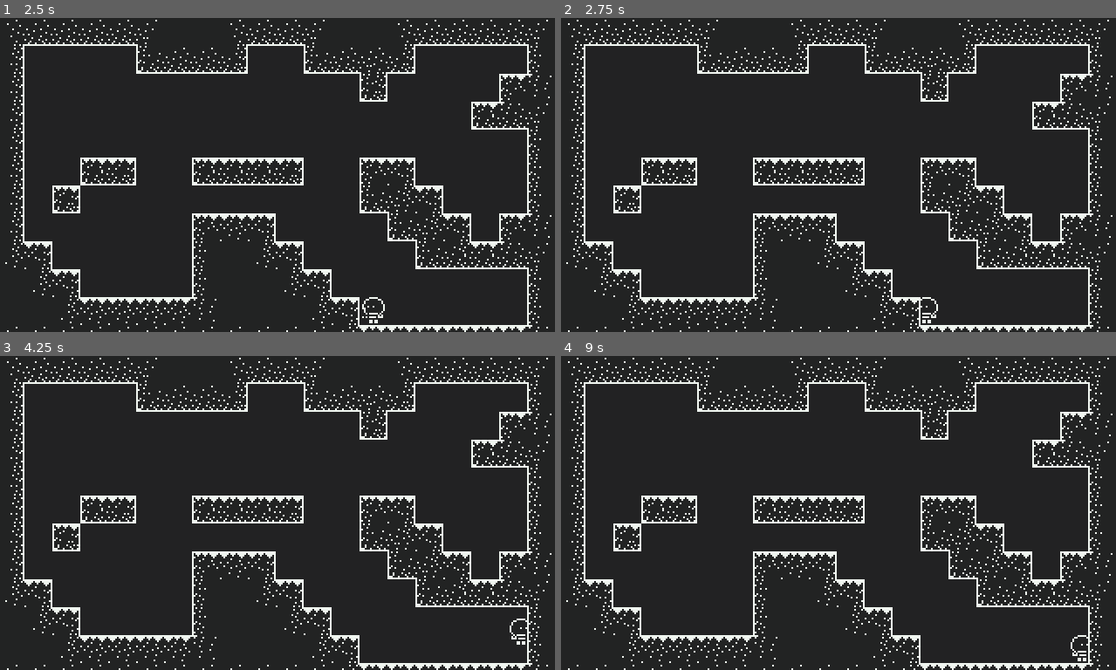
Above: before the commit, frames 1-4 (two rows, left to right).
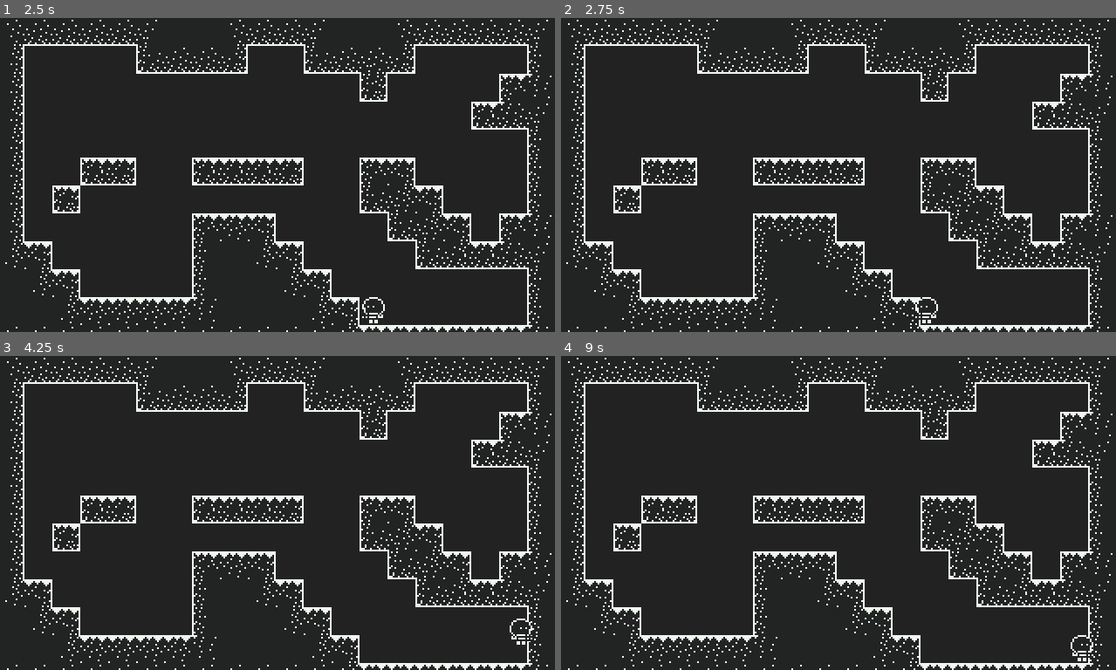
Above: after the commit, the same moments.

Repository: madeso/spelsylt4
Game: Godot game, scene res://world.tscn
The game is run twice, just before and just after one commit, with the same random seed, the same clock (stepped at 60 frames per second) and the same inputs.
Inputs:
- Up to frame 1 (2.5 s): hold Right (ui_right) 0.53-2.03 s; tap Up (ui_up) at 0.77, 1.52 s; hold Left (ui_left) from 2.03 s (still down)
- Up to frame 2 (2.75 s): keep holding Left (ui_left)
- Up to frame 3 (4.25 s): release Left (ui_left) at 2.78 s; hold Right (ui_right) from 2.78 s (still down); tap Up (ui_up) at 3.02, 3.77 s
- Up to frame 4 (9 s): release Right (ui_right) at 4.28 s; hold Left (ui_left) 4.28-5.03 s; tap Up (ui_up) at 4.52, 6.02, 6.77, 7.52 s; hold Right (ui_right) 5.03-5.78 s; hold Left (ui_left) 5.78-7.28 s; hold Right (ui_right) from 7.28 s (still down)

Frame 1 is identical in both runs. In frame 2, less than 0.1% of the frame differs, in the area x 63-65%, y 90-97%; in frame 3, less than 0.1%; in frame 4, less than 0.1%.

Commit message:
draw player on top of world

Diff:
--- a/world.tscn
+++ b/world.tscn
@@ -454,11 +454,11 @@
 
 [node name="World" type="Node2D"]
 
-[node name="Player" parent="." instance=ExtResource( 2 )]
-position = Vector2( 132, 70 )
-
 [node name="TileMap" type="TileMap" parent="."]
 tile_set = SubResource( 48 )
 cell_size = Vector2( 16, 16 )
 format = 1
 tile_data = PoolIntArray( -1, 0, 0, -65536, 0, 1, -65535, 0, 1, -65534, 0, 1, -65533, 0, 1, -65532, 0, 1, -65531, 0, 1, …(2663 unchanged characters)…
+
+[node name="Player" parent="." instance=ExtResource( 2 )]
+position = Vector2( 132, 70 )
